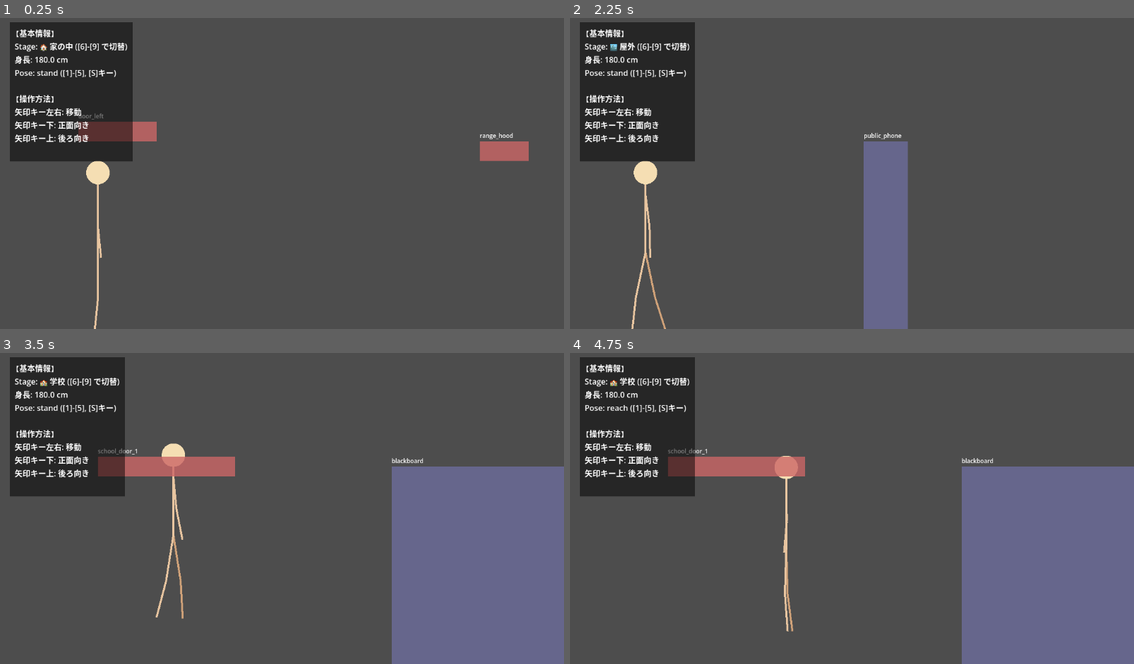
Above: before the commit, frames 1-4 (two rows, left to right).
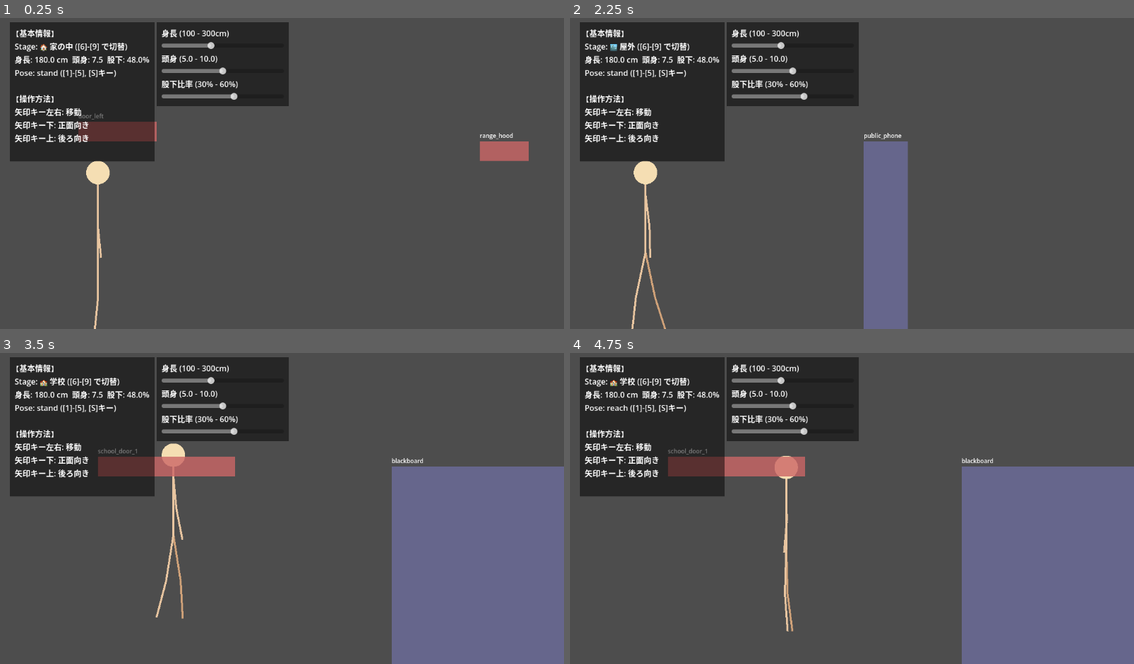
Above: after the commit, the same moments.

Repository: tinky44/TLS_3D
Game: Godot game, scene res://Main.tscn
The game is run twice, just before and just after one commit, with the same random seed, the same clock (stepped at 60 frames per second) and the same inputs.
Inputs:
- Up to frame 1 (0.25 s): no input
- Up to frame 2 (2.25 s): tap Enter (ui_accept) at 0.5, 0.77, 1.52 s; hold 6 0.53-1.28 s; hold Right (ui_right) 0.53-2.03 s; tap 7 at 1.35 s; hold Left (ui_left) from 2.03 s (still down); hold 8 from 2.03 s (still down)
- Up to frame 3 (3.5 s): release Left (ui_left) at 2.78 s; release 8 at 2.78 s; hold Right (ui_right) from 2.78 s (still down); tap 9 at 2.85 s; tap Enter (ui_accept) at 3.02 s
- Up to frame 4 (4.75 s): hold 1 3.53-4.28 s; tap Enter (ui_accept) at 3.77, 4.52 s; release Right (ui_right) at 4.28 s; hold Left (ui_left) from 4.28 s (still down); tap 2 at 4.35 s

The runs differ from the first frame. In frame 1, 8.0% of the frame differs, in the area x 12-52%, y 1-47%; in frame 2, 8.6%; in frame 3, 8.6%; in frame 4, 8.6%.

Commit message:
feat: 身長、頭身、股下比率をUIで変更できる機能を追加
- Global.gd の current_params を操作する設定UIをMainSceneに追加
- SkeletalPlayer に update_measurements() を追加し、動的なパラメータ更新に対応

Co-Authored-By: gemini <218195315+gemini-cli@users.noreply.github.com>

Diff:
--- a/godot-project/scripts/MainScene.gd
+++ b/godot-project/scripts/MainScene.gd
@@ -51,6 +51,89 @@
 
     ui_layer.add_child(status_label)
     add_child(ui_layer)
+    _setup_params_ui()
+
+func _setup_params_ui():
+    var global = get_node_or_null("/root/Global")
+    if not global: return
+
+    var panel = PanelContainer.new()
+    var style = StyleBoxFlat.new()
+    style.bg_color = Color(0, 0, 0, 0.5)
+    style.content_margin_left = 10
+    style.content_margin_right = 10
+    style.content_margin_top = 10
+    style.content_margin_bottom = 10
+    panel.add_theme_stylebox_override("panel", style)
+    panel.position = Vector2(320, 20)
+
+    var vbox = VBoxContainer.new()
+    panel.add_child(vbox)
+
+    var params = global.current_params
+
+    # Height
+    var h_lbl = Label.new()
+    h_lbl.text = "身長 (100 - 300cm)"
+    vbox.add_child(h_lbl)
+    var h_slider = HSlider.new()
+    h_slider.min_value = 100.0
+    h_slider.max_value = 300.0
+    h_slider.step = 0.5
+    h_slider.value = params["height"]
+    h_slider.custom_minimum_size = Vector2(250, 20)
+    h_slider.value_changed.connect(_on_height_changed)
+    vbox.add_child(h_slider)
+
+    # Ratio
+    var r_lbl = Label.new()
+    r_lbl.text = "頭身 (5.0 - 10.0)"
+    vbox.add_child(r_lbl)
+    var r_slider = HSlider.new()
+    r_slider.min_value = 5.0
+    r_slider.max_value = 10.0
+    r_slider.step = 0.1
+    r_slider.value = params["ratio"]
+    r_slider.custom_minimum_size = Vector2(250, 20)
+    r_slider.value_changed.connect(_on_ratio_changed)
+    vbox.add_child(r_slider)
+
+    # Leg Ratio
+    var l_lbl = Label.new()
+    l_lbl.text = "股下比率 (30% - 60%)"
+    vbox.add_child(l_lbl)
+    var l_slider = HSlider.new()
+    l_slider.min_value = 30.0
+    l_slider.max_value = 60.0
+    l_slider.step = 0.5
+    l_slider.value = params["legRatio"]
+    l_slider.custom_minimum_size = Vector2(250, 20)
+    l_slider.value_changed.connect(_on_leg_ratio_changed)
+    vbox.add_child(l_slider)
+
+    ui_layer.add_child(panel)
+
+func _on_height_changed(val: float):
+    var global = get_node_or_null("/root/Global")
+    if global:
+        global.current_params["height"] = val
+        if player and player.has_method("update_measurements"):
+            player.update_measurements()
+
+func _on_ratio_changed(val: float):
+    var global = get_node_or_null("/root/Global")
+    if global:
+        global.current_params["ratio"] = val
+        if player and player.has_method("update_measurements"):
+            player.update_measurements()
+
+func _on_leg_ratio_changed(val: float):
+    var global = get_node_or_null("/root/Global")
+    if global:
+        global.current_params["legRatio"] = val
+        if player and player.has_method("update_measurements"):
+            player.update_measurements()
+
 
 func _update_ui():
     if not player or not status_label: return
@@ -60,9 +143,12 @@
     var m = player.get("m")
     if not m: return
 
+    var global = get_node_or_null("/root/Global")
+    var params = global.current_params if global else m
+
     var text = "【基本情報】\n"
     text += "Stage: %s ([6]-[9] で切替)\n" % stage_name
-    text += "身長: %.1f cm\n" % m["height"]
+    text += "身長: %.1f cm  頭身: %.1f  股下: %.1f%%\n" % [params["height"], params["ratio"], params["legRatio"]]
     text += "Pose: %s ([1]-[5], [S]キー)\n" % player.pose
     if player.pose == "crouch":
         text += "  ↳ 目標高さ: %.1f cm\n" % player.target_crouch_cm
--- a/godot-project/scripts/SkeletalPlayer.gd
+++ b/godot-project/scripts/SkeletalPlayer.gd
@@ -28,6 +28,9 @@
 var sensors: Array = []
 
 func _ready() -> void:
+    update_measurements()
+
+func update_measurements() -> void:
     # Globalオートロードが設定されていれば取得
     if has_node("/root/Global"):
         var global = get_node("/root/Global")
@@ -37,8 +40,17 @@
         # フォールバック (とりあえず180cm女性)
         m = _mock_measurements()
 
+    # 古いセンサーを破棄
+    for s in sensors:
+        s.queue_free()
+    sensors.clear()
+
     _setup_sensors()
     _update_collision()
+
+    # 描画更新
+    if character_drawer:
+        character_drawer.queue_redraw()
 
 func _physics_process(delta: float) -> void:
     if not is_on_floor():
Not shown, changed: specs/plan_by_agent.md
